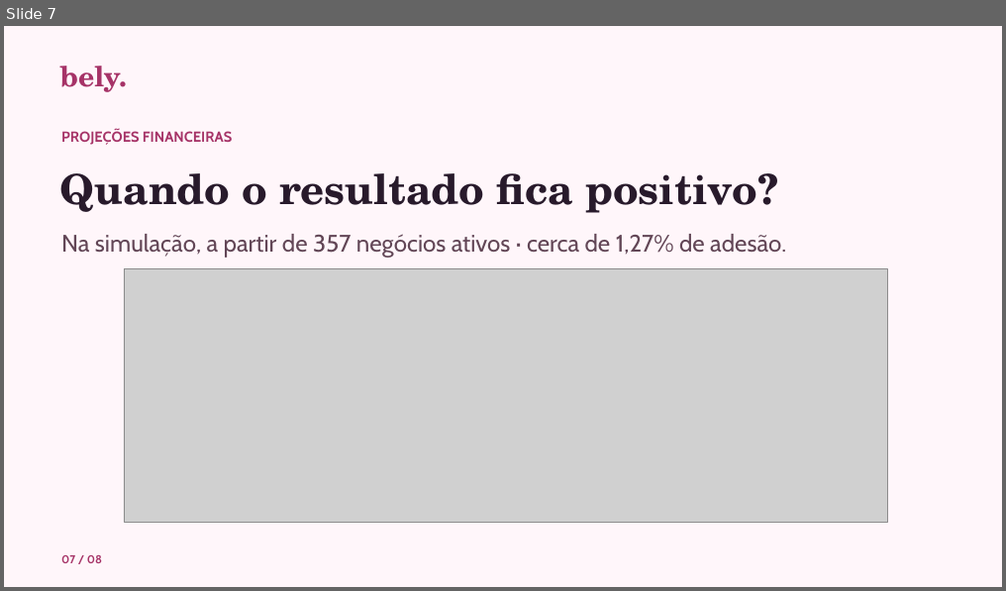
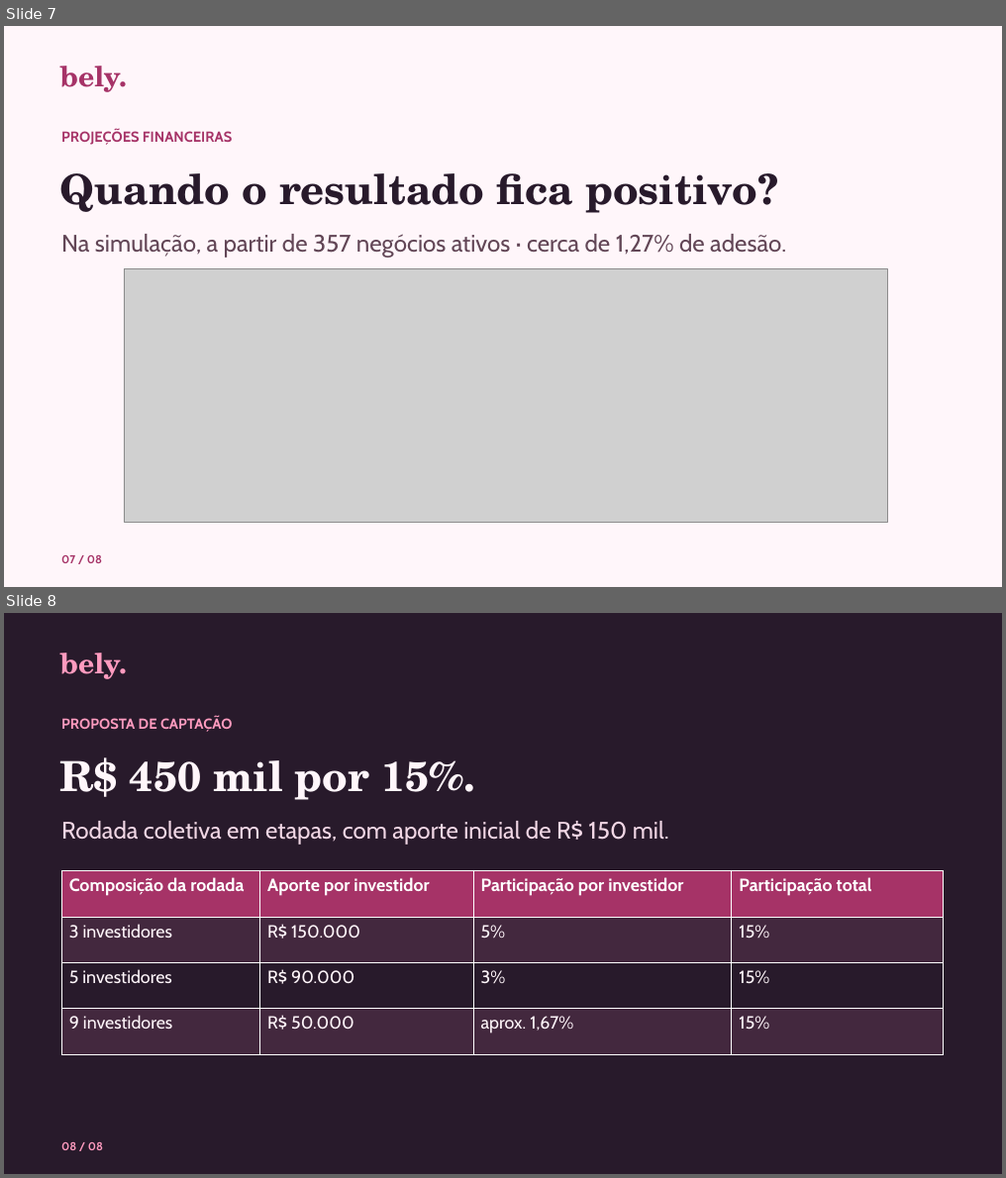
Before and after one commit to camilalordelo1/bely, a slide deck: bely-pitch.pptx. Shown one above the other, each under a label of ours: slide 7 before the commit, slides 7 and 8 after it. The pictures are 1006x591 and 1006x1178 pixels, drawn with LibreOffice and Linux fonts; fonts in the diff are those of the drawing; grey boxes stand for pictures. Boxes give left, top, right and bottom in pixels: in the first picture for what was removed or moved away, otherwise in the second. Text is boxed around its words. In the diff, an @@ line names an element or a change of style, - is before the commit and + after.

```diff
--- a/bely-pitch.pptx
+++ b/bely-pitch.pptx
@@ slide 8 added at (4, 613, 1002, 1174), background #281A2B @@
@@ text added at (60, 653, 127, 679), 27 pt, text #FF9BBF, bold @@
+bely.
@@ text added at (61, 716, 233, 732), 14 pt, text #FF9BBF, bold @@
+PROPOSTA DE CAPTAÇÃO
@@ text added at (60, 758, 475, 800), 40 pt, text #FFF6FA, bold @@
+R$ 450 mil por 15%.
@@ text added at (61, 821, 669, 845), 23 pt, text #F1D7E5 @@
+Rodada coletiva em etapas, com aporte inicial de R$ 150 mil.
@@ table added at (61, 871, 944, 1055), 4 rows, 4 columns @@
+Composição da rodada | Aporte por investidor | Participação por investidor | Participação total
+3 investidores | R$ 150.000 | 5% | 15%
+5 investidores | R$ 90.000 | 3% | 15%
+9 investidores | R$ 50.000 | aprox. 1,67% | 15%
@@ text added at (61, 1143, 103, 1151), 11 pt, text #FF9BBF, bold @@
+08 / 08
```
Also in this commit, not shown: 1 slide removed, 2 other files.
